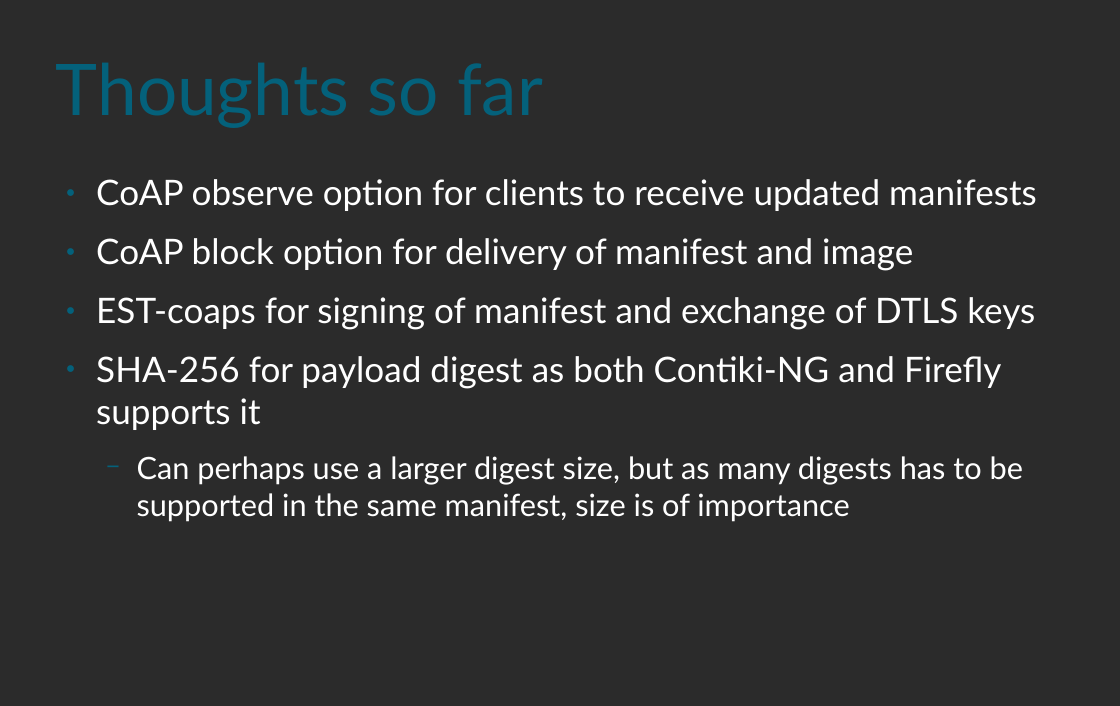
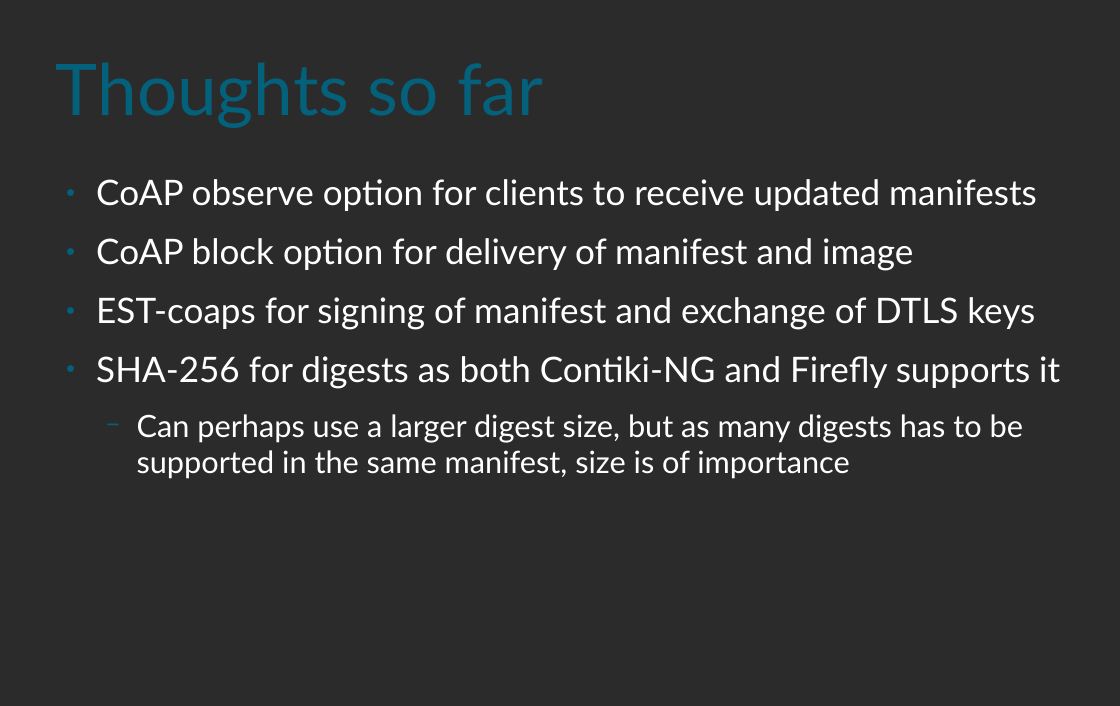
Before and after one commit to SimonCarlson/thesis, a slide deck: slide 7 of suit-presentation.odp. Drawn at 1120x706 pixels with LibreOffice and Linux fonts; fonts in the diff are those of the drawing; background and template pictures are left out; a plain dark background stands for a picture behind light text. Boxes give left, top, right and bottom in pixels: in the first picture for what was removed or moved away, otherwise in the second. Text is boxed around its words. In the diff, an @@ line names an element or a change of style, - is before the commit and + after.

Commit message:
Added small sentence on my thoughts

```diff
--- a/suit-presentation.odp
+++ b/suit-presentation.odp
@@ text at [96, 356, 1060, 389]: text changed @@
-● SHA-256 for payload digest as both Contiki-NG and Firefly supports it
+● SHA-256 for digests as both Contiki-NG and Firefly supports it
```
Also in this commit, not shown: 1 other slide changed, 1 slide added.
